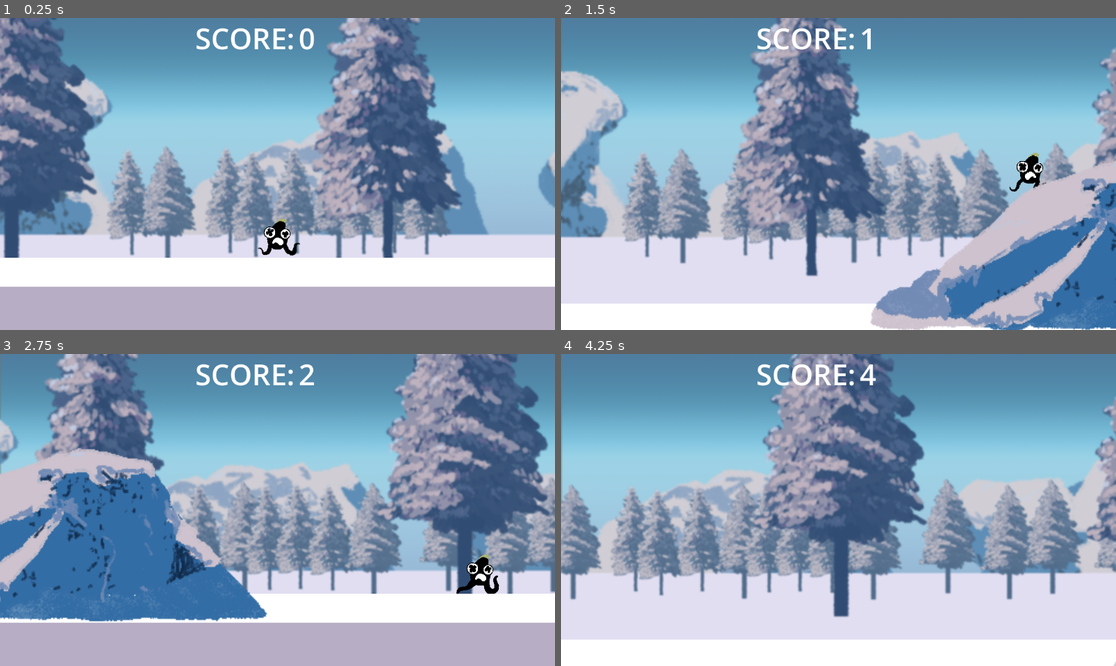
Above: before the commit, frames 1-4 (two rows, left to right).
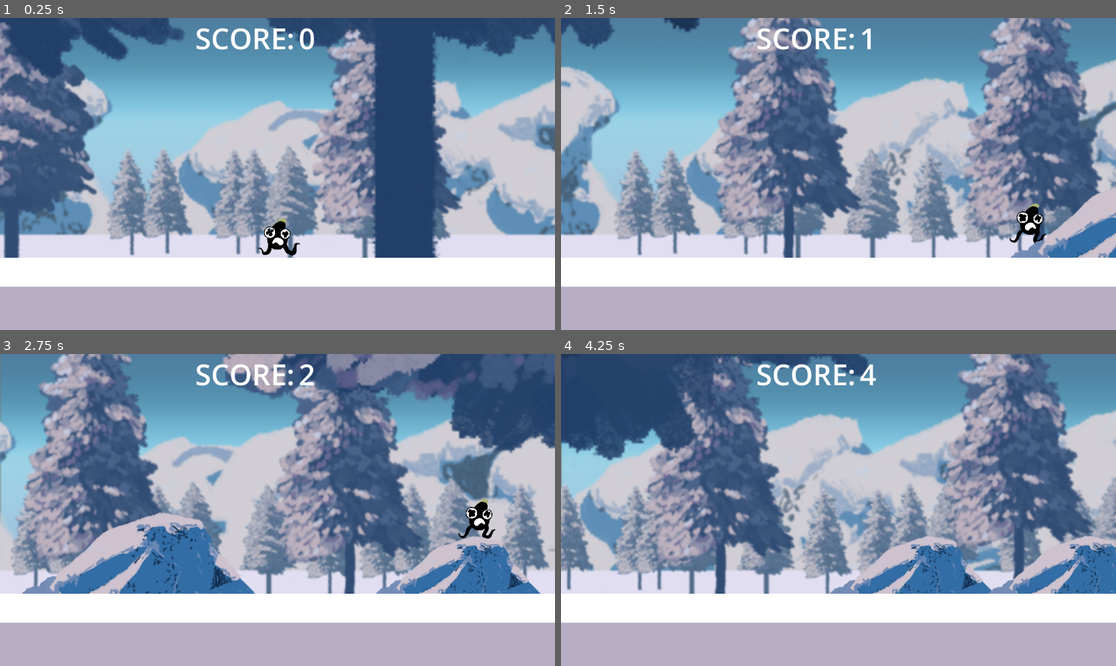
Above: after the commit, the same moments.

Repository: ThePressedGames/Hell-o-Borus
Game: Godot game, scene res://Scenes/PrototypeScenes/ProceduralGeneration/procedural_generation_test.tscn
The game is run twice, just before and just after one commit, with the same random seed, the same clock (stepped at 60 frames per second) and the same inputs.
Inputs:
- Up to frame 1 (0.25 s): no input
- Up to frame 2 (1.5 s): hold Right (move-right) from 0.53 s (still down); tap Space (jump) at 0.77 s
- Up to frame 3 (2.75 s): tap Space (jump) at 1.52 s; release Right (move-right) at 2.03 s; hold Left (move-left) from 2.03 s (still down)
- Up to frame 4 (4.25 s): release Left (move-left) at 2.78 s; hold Right (move-right) from 2.78 s (still down); tap Space (jump) at 3.02, 3.77 s

The runs differ from the first frame. In frame 1, 31% of the frame differs, in the area x 0-100%, y 0-77%; in frame 2, 64%; in frame 3, 57%; in frame 4, 83%, in the area x 0-100%, y 0-100%.
Error before the commit: Cannot call method 'add_child' on a null value. (res://Scenes/PrototypeScenes/ProceduralGeneration/procedural_generator.gd:110)

Commit message:
Added background layers, random rock obstacles

Diff:
--- a/Scenes/PrototypeScenes/ProceduralGeneration/background_element_rock.tscn
+++ b/Scenes/PrototypeScenes/ProceduralGeneration/background_element_rock.tscn
@@ -1,6 +1,5 @@
-[gd_scene load_steps=8 format=3 uid="uid://cuhmcb4asni72"]
+[gd_scene load_steps=7 format=3 uid="uid://cuhmcb4asni72"]
 
-[ext_resource type="Texture2D" uid="uid://d3hl78l2ygg2p" path="res://Art/Procedurally generated painting/240124_tree01.png" id="1_30rpi"]
 [ext_resource type="Script" path="res://Scenes/PrototypeScenes/ProceduralGeneration/background_element.gd" id="2_padga"]
 [ext_resource type="Texture2D" uid="uid://cf4grja1gsby7" path="res://Art/environment/240116_Helloborus_rock01.png" id="3_f7xji"]
 [ext_resource type="Texture2D" uid="uid://dim3w5qn1nvjy" path="res://Art/environment/240116_Helloborus_rock02.png" id="4_nw0xu"]
@@ -9,7 +8,7 @@
 [ext_resource type="Texture2D" uid="uid://tmvxy0jyfct0" path="res://Art/environment/240116_Helloborus_rock05.png" id="7_um14t"]
 
 [node name="Sprite2D" type="Sprite2D"]
-texture = ExtResource("1_30rpi")
+texture = ExtResource("7_um14t")
 script = ExtResource("2_padga")
 sprites = Array[Texture2D]([ExtResource("3_f7xji"), ExtResource("4_nw0xu"), ExtResource("5_oatto"), ExtResource("6_10vhi"), ExtResource("7_um14t")])
 
--- a/Scenes/PrototypeScenes/ProceduralGeneration/game_scene.gd
+++ b/Scenes/PrototypeScenes/ProceduralGeneration/game_scene.gd
@@ -10,10 +10,9 @@
 
 func game_over():
 	$ScoreTimer.stop()
-	#$HUD.show_game_over_message(score)
+	$HUD.show_game_over_message()
 
 
 func _on_score_timer_timeout():
 	score += 1
-	#print(score)
 	$HUD.update_score(score)
--- a/Scenes/PrototypeScenes/ProceduralGeneration/obstacle_rock1.tscn
+++ b/Scenes/PrototypeScenes/ProceduralGeneration/obstacle_rock1.tscn
@@ -3,12 +3,10 @@
 [ext_resource type="Texture2D" uid="uid://cf4grja1gsby7" path="res://Art/environment/240116_Helloborus_rock01.png" id="1_junky"]
 
 [node name="Obstacle" type="StaticBody2D"]
-position = Vector2(1, -17)
 
 [node name="Sprite2D" type="Sprite2D" parent="."]
-scale = Vector2(0.25, 0.25)
 texture = ExtResource("1_junky")
 
 [node name="CollisionPolygon2D" type="CollisionPolygon2D" parent="."]
-scale = Vector2(0.1, 0.1)
+scale = Vector2(0.4, 0.4)
 polygon = PackedVector2Array(-480, 160, -140, -110, 70, -180, 220, -150, 260, -60, 470, 170, -450, 170)
--- a/Scenes/PrototypeScenes/ProceduralGeneration/procedural_generation_test.tscn
+++ b/Scenes/PrototypeScenes/ProceduralGeneration/procedural_generation_test.tscn
@@ -93,27 +93,12 @@
 far_layer_offset_y = 200
 close_parallax_layer = NodePath("../ParallaxBackground/ParallaxLayer3_close")
 close_layer_offset_y = 250
-very_close_parallax_layer = NodePath("../ParallaxBackground/ParallaxLayer4_very_close")
+very_close_parallax_layer = NodePath("../ParallaxBackground/ParallaxLayer4_very close")
 very_close_layer_offset_y = 450
 front_parallax_layer = NodePath("../ParallaxBackground2 (Foreground)/ParallaxLayer5_front")
 front_layer_offset_y = -1000
-ground_obstacles = Array[PackedScene]([ExtResource("3_l03qm")])
-
-[node name="Obstacle2" parent="." instance=ExtResource("3_l03qm")]
-position = Vector2(2314, 582)
-scale = Vector2(9.59, 9.59)
-
-[node name="Obstacle3" parent="." instance=ExtResource("3_l03qm")]
-position = Vector2(5093, 620)
-scale = Vector2(9.59, 9.59)
-
-[node name="Obstacle4" parent="." instance=ExtResource("3_l03qm")]
-position = Vector2(8303, 546)
-scale = Vector2(9.59, 9.59)
-
-[node name="Obstacle5" parent="." instance=ExtResource("3_l03qm")]
-position = Vector2(12078, 616)
-scale = Vector2(9.59, 9.59)
+obstacles_ground = Array[PackedScene]([ExtResource("3_l03qm")])
+obstacles_max_spawn_interval = 1.5
 
 [node name="ParallaxBackground2 (Foreground)" type="ParallaxBackground" parent="."]
 layer = 1
--- a/Scenes/PrototypeScenes/ProceduralGeneration/procedural_generator.gd
+++ b/Scenes/PrototypeScenes/ProceduralGeneration/procedural_generator.gd
@@ -46,11 +46,16 @@
 var last_spawned_element_front_offset_x: int = 0
 
 # Obstacles variables
-@export_group("Obstacles")
-@export var ground_obstacles: Array[PackedScene]
-@export var obstacles_min_spawn_spacing = 200
-@export var obstacles_max_spawn_spacing = 600
-var last_spawned_obstacle_offset_x: int = 0
+@export_group("Obstacles", "obstacles_")
+@export var obstacles_ground: Array[PackedScene]
+@export var obstacles_min_spawn_interval: float = 0.5
+@export var obstacles_max_spawn_interval: float = 2
+
+
+func _ready():
+	$ObstacleSpawnTimer.wait_time = obstacles_min_spawn_interval
+	$ObstacleSpawnTimer.start()
+
 
 func _process(_delta):
 	var player_x = player.global_position.x
@@ -61,9 +66,6 @@
 
 	# Spawn background elements
 	spawn_background_elements(player_x)
-
-	if player_x > last_spawned_obstacle_offset_x - obstacles_max_spawn_spacing:
-		spawn_obstacle()
 
 
 func spawn_terrain_block(x_offset: float):
@@ -111,10 +113,15 @@
 	return background_element_tree_instance
 
 
-func spawn_obstacle():
-	if !ground_obstacles.is_empty():
-		var obstacle_scene = ground_obstacles.pick_random()
-		var obstacle_instance = obstacle_scene.instantiate()
-		obstacle_instance.global_position = Vector2(last_spawned_obstacle_offset_x + randi_range(obstacles_min_spawn_spacing, obstacles_max_spawn_spacing), 400)
-		last_spawned_obstacle_offset_x = obstacle_instance.global_position.x
-		# print(obstacle_instance.position)
+func _on_obstacle_spawn_timer_timeout():
+	var obstacle_scene = obstacles_ground.pick_random()
+	var obstacle_instance = obstacle_scene.instantiate()
+
+	var new_scale = randf_range(0.5, 1.5)
+	obstacle_instance.scale = Vector2(new_scale, new_scale)
+
+	obstacle_instance.position.x = player.global_position.x + 1500
+	obstacle_instance.position.y = 600 + (50/obstacle_instance.scale.x)
+	print(str(obstacle_instance.position))
+	add_child(obstacle_instance)
+	$ObstacleSpawnTimer.wait_time = randf_range(obstacles_min_spawn_interval, obstacles_max_spawn_interval)
--- a/Scenes/PrototypeScenes/ProceduralGeneration/procedural_generator.tscn
+++ b/Scenes/PrototypeScenes/ProceduralGeneration/procedural_generator.tscn
@@ -4,3 +4,8 @@
 
 [node name="ProceduralGenerator" type="Node2D"]
 script = ExtResource("1_656ed")
+
+[node name="ObstacleSpawnTimer" type="Timer" parent="."]
+wait_time = 3.0
+
+[connection signal="timeout" from="ObstacleSpawnTimer" to="." method="_on_obstacle_spawn_timer_timeout"]
